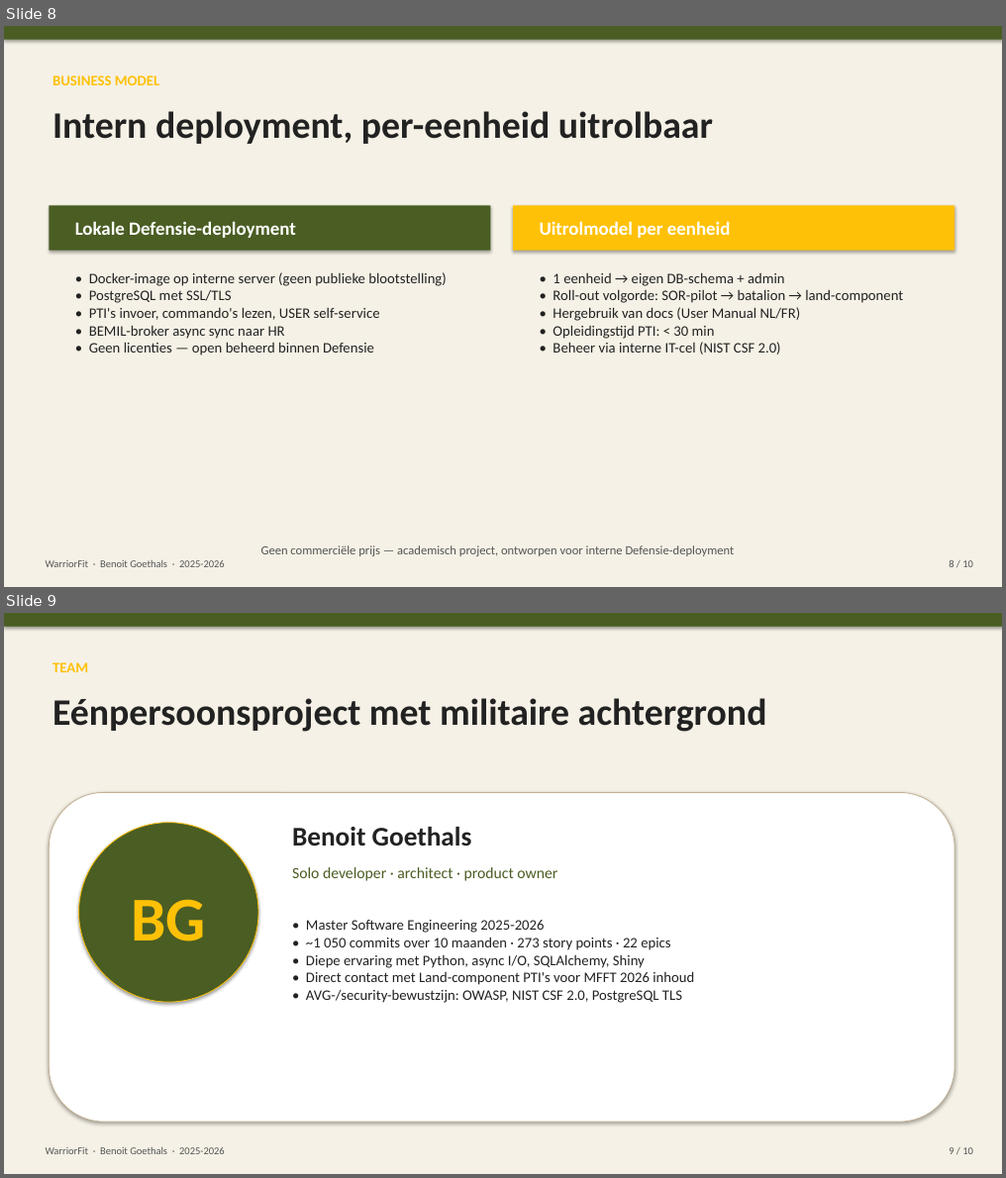
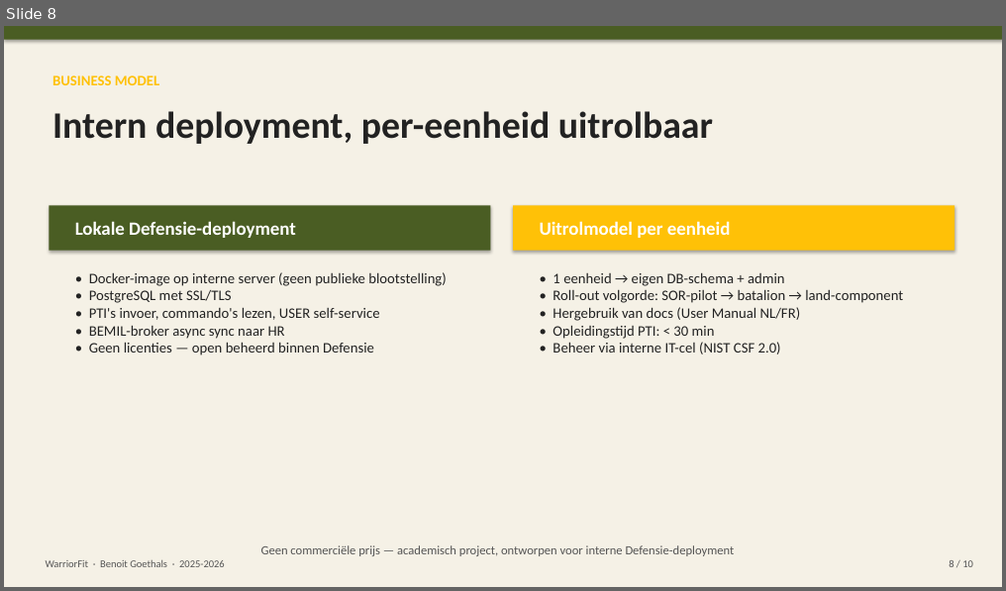
Before and after one commit to BenoitGoethals/WarriorFit, a slide deck: documentation/WarriorFit_Pitch_Sequoia_NL.pptx. Shown one above the other, each under a label of ours: slides 8 and 9 before the commit, slide 8 after it. The pictures are 1006x1178 and 1006x591 pixels, drawn with LibreOffice and Linux fonts; fonts in the diff are those of the drawing. Boxes give left, top, right and bottom in pixels: in the first picture for what was removed or moved away, otherwise in the second. Text is boxed around its words. In the diff, an @@ line names an element or a change of style, - is before the commit and + after.

```diff
--- a/documentation/WarriorFit_Pitch_Sequoia_NL.pptx
+++ b/documentation/WarriorFit_Pitch_Sequoia_NL.pptx
@@ slide 9 removed at [4,613,1002,1174], background #FFFFFF @@
@@ rectangle removed at [4,613,1002,1174] @@
@@ rectangle removed at [4,613,1002,627] @@
@@ text removed at [53,663,88,672] @@
-TEAM
@@ text removed at [53,698,767,732] @@
-Eénpersoonsproject met militaire achtergrond
@@ rounded rectangle removed at [49,792,954,1122] @@
@@ ellipse removed at [79,823,258,1002] @@
@@ text removed at [292,827,472,847] @@
-Benoit Goethals
@@ text removed at [292,867,557,881] @@
-Solo developer · architect · product owner
@@ text removed at [132,899,206,942] @@
-BG
@@ text removed at [306,920,694,1003] @@
-• Master Software Engineering 2025-2026
-• ~1 050 commits over 10 maanden · 273 story points · 22 epics
-• Diepe ervaring met Python, async I/O, SQLAlchemy, Shiny
-• Direct contact met Land-component PTI's voor MFFT 2026 inhoud
-• AVG-/security-bewustzijn: OWASP, NIST CSF 2.0, PostgreSQL TLS
@@ text removed at [46,1148,225,1155] @@
-WarriorFit · Benoit Goethals · 2025-2026
@@ text removed at [948,1148,973,1155] @@
-9 / 10
```
Also in this commit, not shown: 2 other files.
